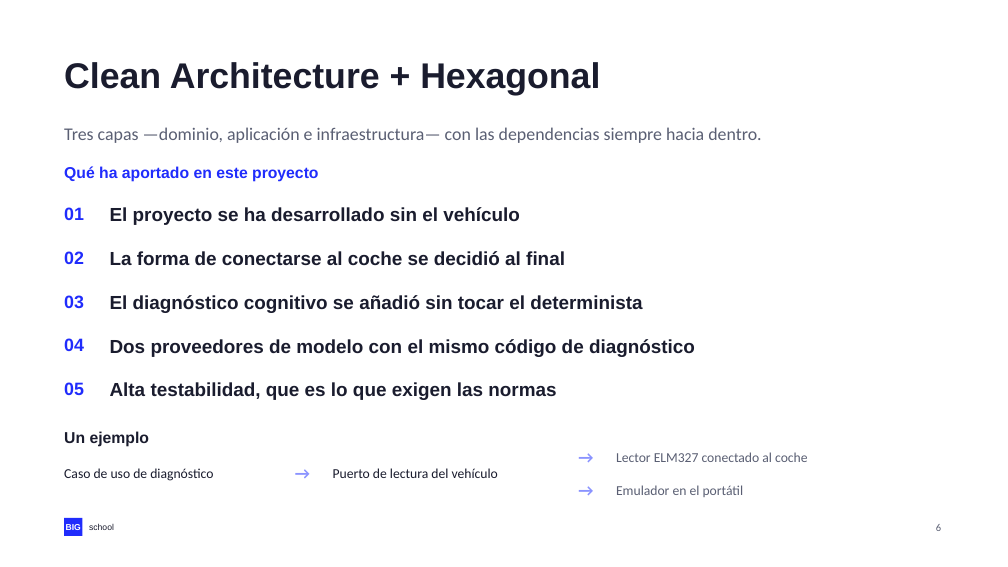
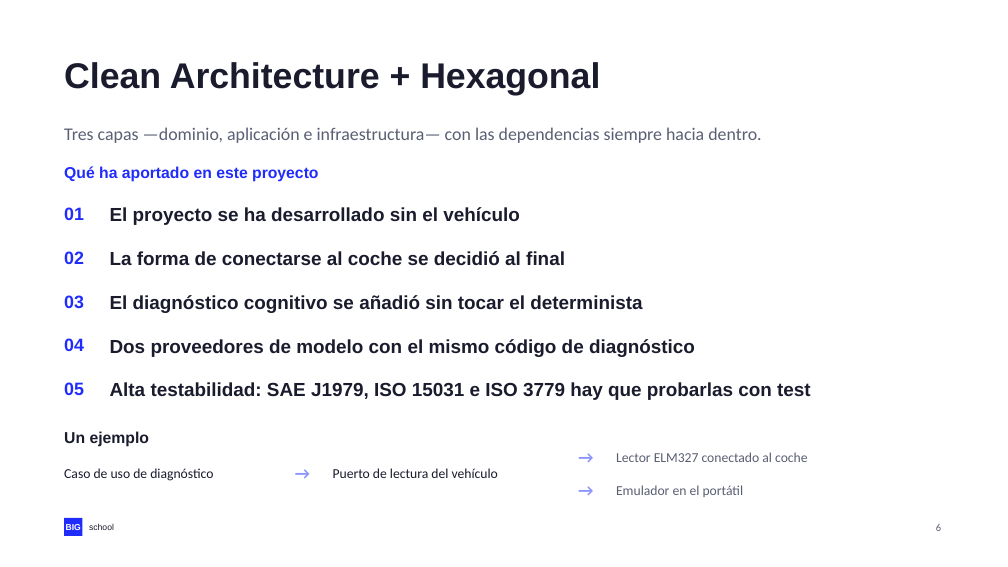
Before and after one commit to NovilloQuinta/intelligent-automotive-diagnostics, a slide deck: slide 6 of docs/presentacion/tfm-intelligent-automotive-diagnostics.pptx. Drawn at 1008x567 pixels with LibreOffice and Linux fonts; fonts in the diff are those of the drawing. Boxes give left, top, right and bottom in pixels: in the first picture for what was removed or moved away, otherwise in the second. Text is boxed around its words. In the diff, an @@ line names an element or a change of style, - is before the commit and + after.

Commit message:
docs(tfm): las normas ISO vuelven al titular del punto 5

```diff
--- a/docs/presentacion/tfm-intelligent-automotive-diagnostics.pptx
+++ b/docs/presentacion/tfm-intelligent-automotive-diagnostics.pptx
@@ text at box(110, 382, 811, 400): text changed @@
-Alta testabilidad, que es lo que exigen las normas
+Alta testabilidad: SAE J1979, ISO 15031 e ISO 3779 hay que probarlas con test
```
Also in this commit, not shown: 2 other files.
